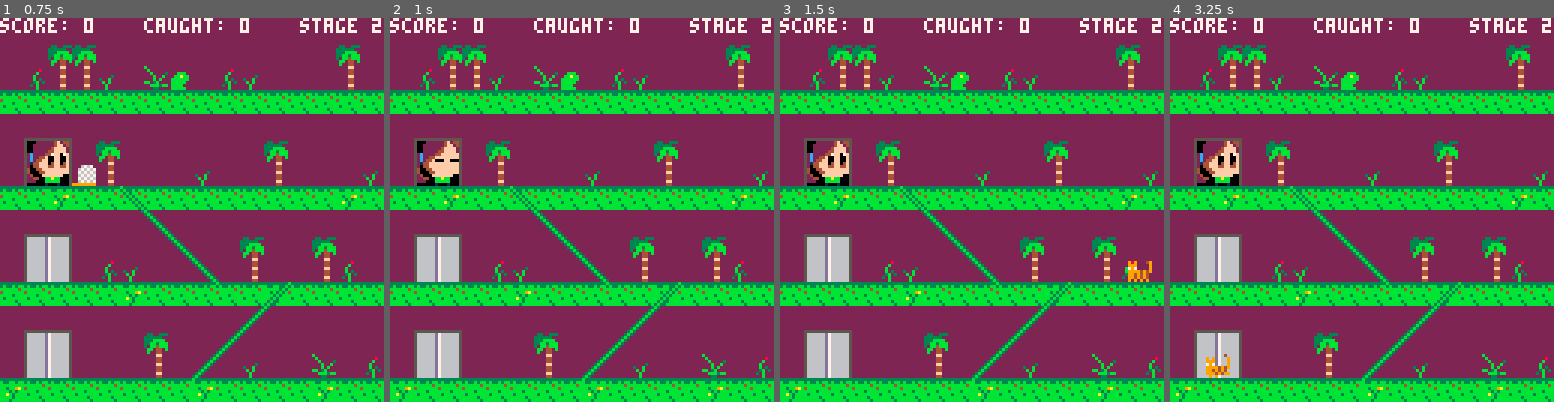
Above: before the commit, frames 1-4 (left to right).
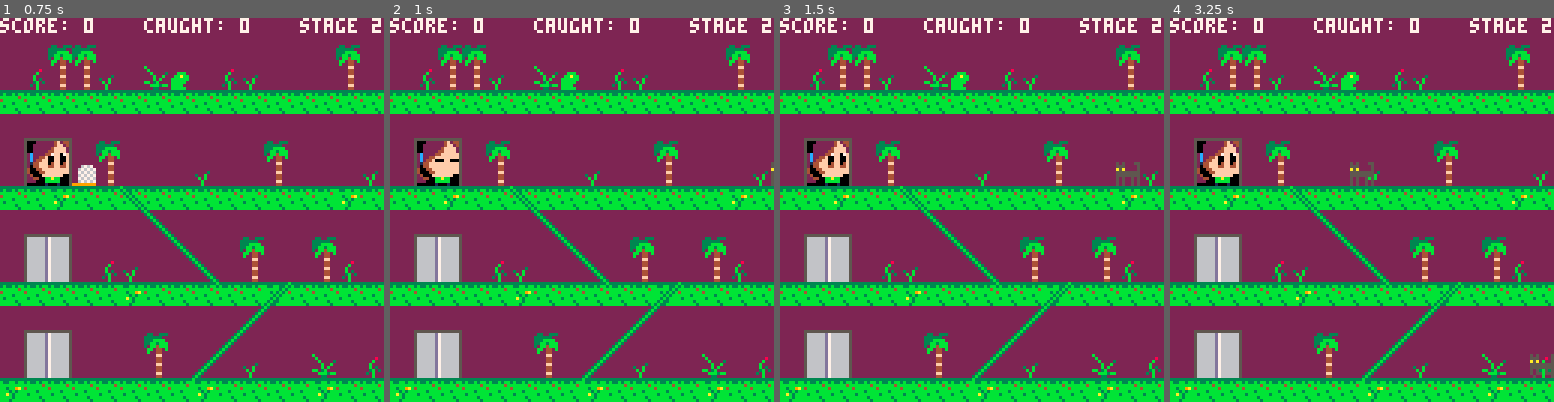
Above: after the commit, the same moments.

Repository: leonardost/cat-catcher-0
Game: PICO-8 cartridge cat_catcher_0.p8
The game is run twice, just before and just after one commit, with the same random seed, the same clock (stepped at 60 frames per second) and the same inputs.
Inputs:
- Up to frame 1 (0.75 s): tap X (X key) at 0.33 s; tap O (Z key) at 0.7 s
- Up to frame 2 (1 s): no input
- Up to frame 3 (1.5 s): tap X (X key) at 1.07 s
- Up to frame 4 (3.25 s): hold Right 1.6-2.1 s; tap O (Z key) every 0.4 s from 1.7 to 2.9 s; tap X (X key) at 1.85, 2.97 s; hold Up 2.15-2.42 s; hold Right 2.47-3.03 s; hold Left from 3.08 s (still down)

Frame 1 is identical in both runs. In frame 2, less than 0.1% of the frame differs, in the area x 99-100%, y 37-44%; in frame 3, 0.5%; in frame 4, 0.7%, in the area x 9-100%, y 37-94%.

Commit message:
Make big cat climbers, finish stage 2 cat generation

Diff:
--- a/cat_catcher_0.p8
+++ b/cat_catcher_0.p8
@@ -21,7 +21,7 @@
 --]]
 
 function _init()
-  t = 220
+  t = 0
   -- actors can have .draw()
   -- and/or .update() methods
   actors = {}
@@ -94,22 +94,21 @@
     { 0, 90, 2 },
     { 4, 150, 1 },
     { 4, 210, 1 },
-    { 6, 260, 1 },
---    { 0, 210, 0 },
---    { 0, 270, 1 },
---    { 0, 330, 2 },
---    { 0, 360, 1 },
---    { 1, 430, 0 },
---    { 1, 480, 0 },
---    { 1, 500, 1 },
---    { 1, 520, 2 },
---    { 2, 540, 0 },
---    { 1, 580, 1 },
---    { 3, 700, 1 },
---    { 2, 860, 2 },
---    { 0, 1020, 0 },
---    { 0, 1050, 2 },
---    { 0, 1080, 1 },
+    { 6, 310, 1 },
+    { 6, 340, 0 },
+    { 6, 370, 2 },
+    { 7, 400, 1 },
+    { 8, 550, 1 },
+    { 7, 700, 1 },
+    { 0, 840, 2 },
+    { 6, 900, 2 },
+    { 0, 920, 1 },
+    { 6, 930, 0 },
+    { 6, 960, 2 },
+    { 0, 960, 1 },
+    { 8, 980, 1 },
+    { 6, 990, 0 },
+    { 6, 1180, 1 },
   }
 
   -- cats used for testing
@@ -181,7 +180,10 @@
   end
   if paw.t > 0 then
     paw.t -= 1
-    if paw.t == 0 and caught_cats == 18 then
+    if paw.t == 0 and caught_cats == 18 and stage == 1 then
+      stage_cleared_t = 45
+    end
+    if paw.t == 0 and caught_cats == 19 and stage == 2 then
       stage_cleared_t = 45
     end
   end
@@ -243,19 +245,6 @@
 
   local new_cat = cat_map[c[1]](floor)
   add(actors, new_cat)
---[[
-  if c[1] == 0 then
-    generate_cat(floor)
-  elseif c[1] == 1 then
-    generate_fast_cat(floor)
-  elseif c[1] == 2 then
-    generate_big_cat(floor, 0)
-  elseif c[1] == 3 then
-    generate_big_cat(floor, 1)
-  elseif c[1] == 4 then
-	   generate_jungle_cat(floor)
-  end
-  --]]
 end
 
 function change_floor(direction)
@@ -570,6 +559,8 @@
   local self = {
     x = x,
     y = y,
+    h = 8,
+    w = 8,
     current_state = 1
   }
 
@@ -677,13 +668,13 @@
 	 add(cat.update_functions, function()
     if cat.is_going_down then
       cat.y += climb_velocity
-      if cat.y == 112 then
+      if cat.y == 120 - cat.h then
         cat.is_going_down = false
       end
     end
     if cat.is_going_up then
       cat.y -= climb_velocity
-      if cat.y == 48 then
+      if cat.y == 56 - cat.h then
         cat.is_going_up = false
       end
     end
@@ -767,6 +757,7 @@
 
   function bigcat.update()
     bigcat.update_state()
+    bigcat.base_update()
 
     if bigcat.current_state == 1 then
 		    bigcat.x -= 1
@@ -791,10 +782,18 @@
     return false
   end
 
+	 bigcat.update_functions = {}
+
+  function bigcat.base_update()
+    for f in all(bigcat.update_functions) do f() end
+  end
+
   bigcat.is_cat = true
   bigcat.floor = floor
   bigcat.is_vulnerable = true
   bigcat.value = 50
+  bigcat.w = 16
+  bigcat.h = 16
 
   return bigcat
 end
@@ -819,6 +818,15 @@
   }
   local bigcat = base_bigcat_actor(sprites, floor)
   return bigcat
+end
+
+-- climber bigcat
+function bigcat_actor3(floor)
+  return climber(bigcat_actor(floor), 1)
+end
+
+function bigcat_actor4(floor)
+  return climber(bigcat_actor2(floor), 1)
 end
 
 cat_map = {
@@ -836,6 +844,10 @@
   cat_actor4,
   -- 6 - climber tiger cat
   cat_actor5,
+  -- 7 - climber big cat
+  bigcat_actor3,
+  -- 8 - climber brown bigcat
+  bigcat_actor4,
 }
 -->8
 function elevator_actor(x, y)
